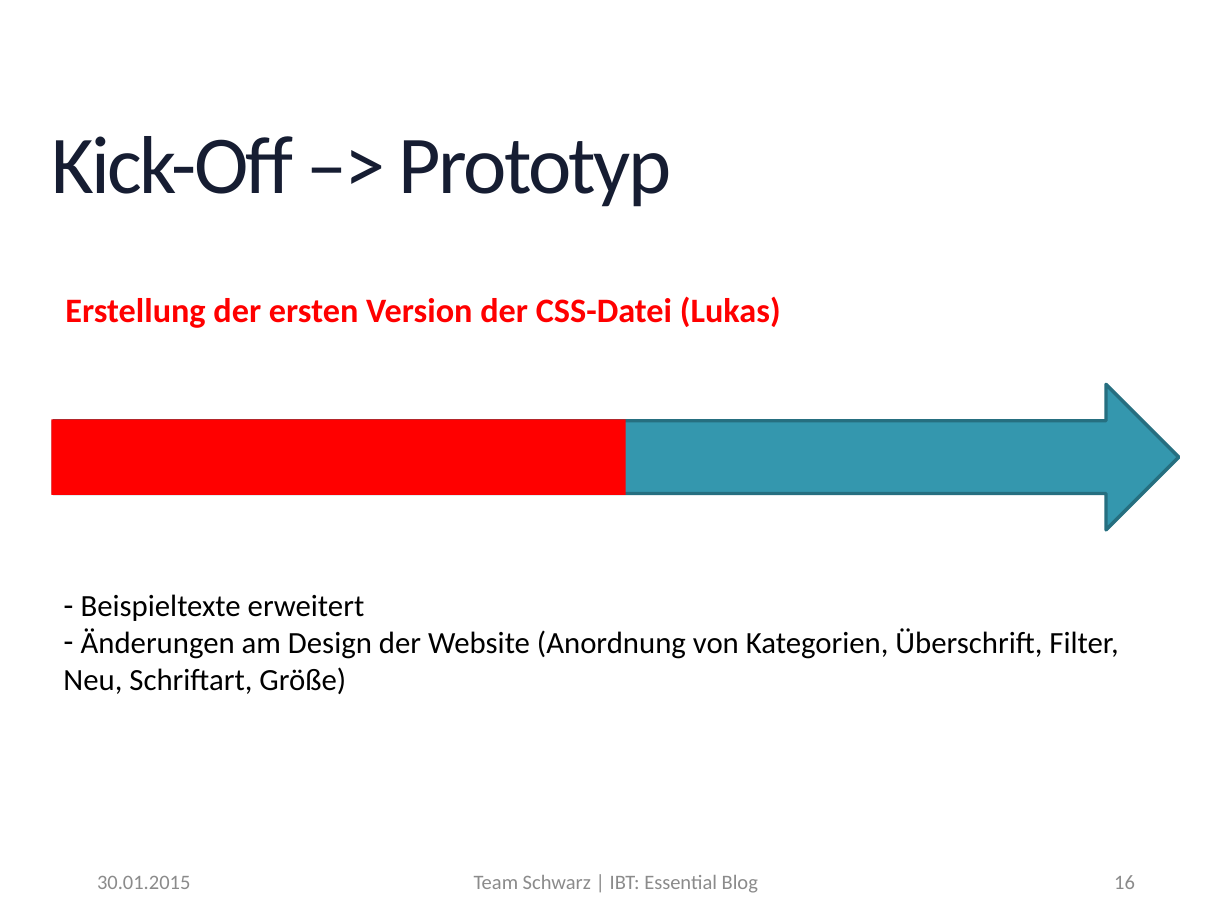
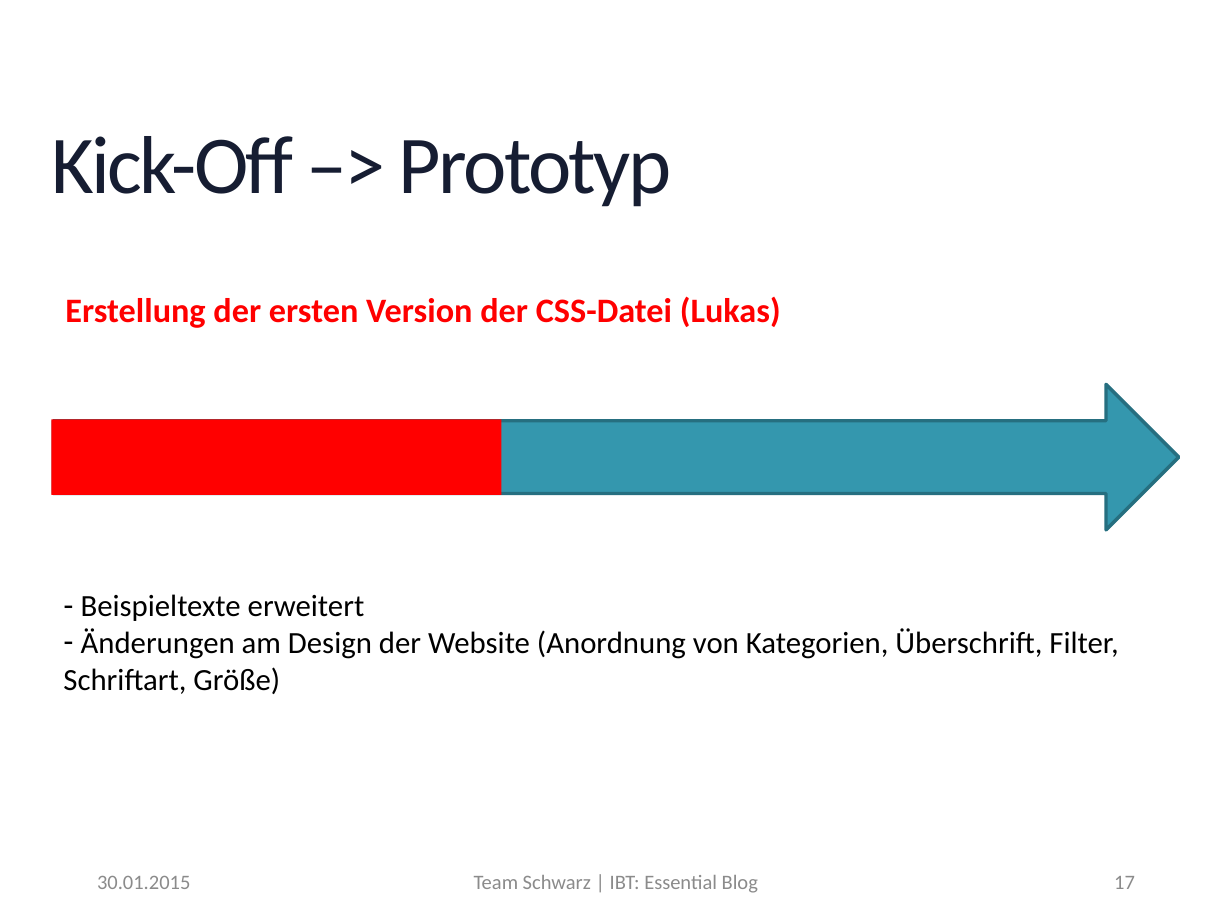
Before and after one commit to MrXXX92/EssentialBlog, a slide deck: slide 17 of Notizen/Präsentation_EssentialBlog.pptx (slide 16 before the commit). Drawn at 1232x924 pixels with LibreOffice and Linux fonts; fonts in the diff are those of the drawing; background and template pictures are left out. Boxes give left, top, right and bottom in pixels: in the first picture for what was removed or moved away, otherwise in the second. Text is boxed around its words. In the diff, an @@ line names an element or a change of style, - is before the commit and + after.

```diff
--- a/Notizen/Präsentation_EssentialBlog.pptx
+++ b/Notizen/Präsentation_EssentialBlog.pptx
@@ rectangle: place and size @@
-rectangle at (52,419,626,494)
+rectangle at (52,419,501,494)
@@ text at (63,628,1118,694): text changed @@
-– Änderungen am Design der Website (Anordnung von Kategorien, Überschrift, Filter, Neu, Schriftart, Größe)
+– Änderungen am Design der Website (Anordnung von Kategorien, Überschrift, Filter, Schriftart, Größe)
@@ page number at (1114,876,1135,889): text changed @@
-16
+17
```
Also in this commit, not shown: 14 other slides changed.
